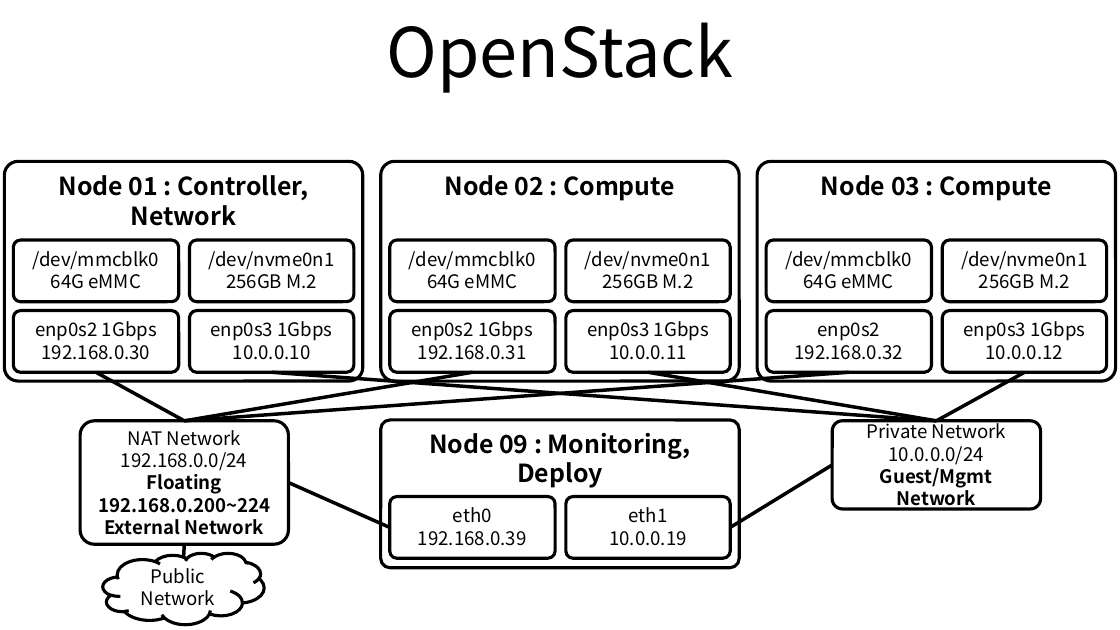
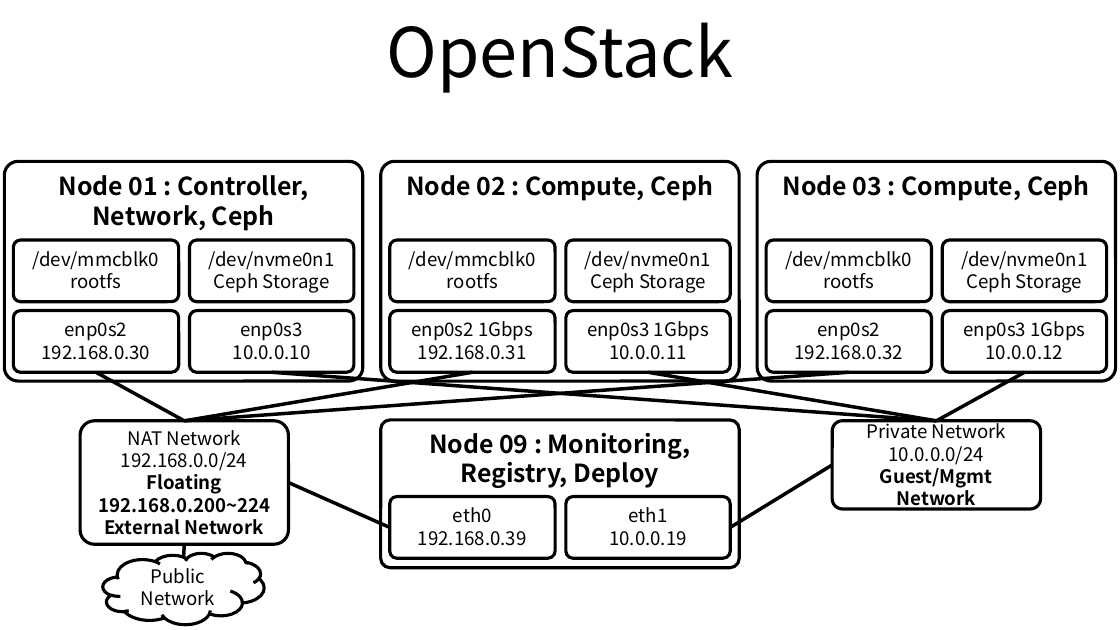
Before and after one commit to ssup2/blog-old, a slide deck: slide 1 of images/record/OpenStack_Stein_Install_Kolla-Ansible_Ubuntu_18.04_ODROID-H2_Cluster/OpenStack_Stein_Install_Ansible_Ubuntu_18.04_ODROID-H2_Cluster.pptx. Drawn at 1120x630 pixels with LibreOffice and Linux fonts; fonts in the diff are those of the drawing. Boxes give left, top, right and bottom in pixels: in the first picture for what was removed or moved away, otherwise in the second. Text is boxed around its words. In the diff, an @@ line names an element or a change of style, - is before the commit and + after.

```diff
--- a/images/record/OpenStack_Stein_Install_Kolla-Ansible_Ubuntu_18.04_ODROID-H2_Cluster/OpenStack_Stein_Install_Ansible_Ubuntu_18.04_ODROID-H2_Cluster.pptx
+++ b/images/record/OpenStack_Stein_Install_Kolla-Ansible_Ubuntu_18.04_ODROID-H2_Cluster/OpenStack_Stein_Install_Ansible_Ubuntu_18.04_ODROID-H2_Cluster.pptx
@@ text in rounded rectangle at box(59, 175, 308, 231): text changed @@
-Node 01 : Controller, Network
+Node 01 : Controller, Network, Ceph
@@ text in rounded rectangle at box(406, 175, 714, 201): text changed @@
-Node 02 : Compute
+Node 02 : Compute, Ceph
@@ text in rounded rectangle at box(783, 175, 1090, 201): text changed @@
-Node 03 : Compute
+Node 03 : Compute, Ceph
@@ text in rounded rectangle at box(70, 269, 121, 289): text changed @@
-64G eMMC
+rootfs
@@ text in rounded rectangle at box(214, 269, 329, 293): text changed @@
-256GB M.2
+Ceph Storage
@@ text in rounded rectangle at box(447, 269, 498, 289): text changed @@
-64G eMMC
+rootfs
@@ text in rounded rectangle at box(590, 269, 705, 293): text changed @@
-256GB M.2
+Ceph Storage
@@ text in rounded rectangle at box(823, 269, 874, 289): text changed @@
-64G eMMC
+rootfs
@@ text in rounded rectangle at box(967, 269, 1082, 293): text changed @@
-256GB M.2
+Ceph Storage
@@ text in rounded rectangle at box(42, 322, 151, 360): text changed @@
-enp0s2 1Gbps
-192.168.0.30
+enp0s2 192.168.0.30
@@ text in rounded rectangle at box(240, 322, 303, 341): text changed @@
-enp0s3 1Gbps
+enp0s3
@@ text in rounded rectangle at box(429, 433, 691, 488): text changed @@
-Node 09 : Monitoring, Deploy
+Node 09 : Monitoring, Registry, Deploy
```
Also in this commit, not shown: 5 other files.
